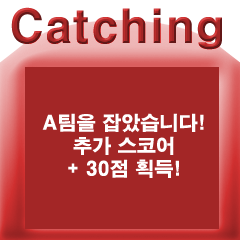
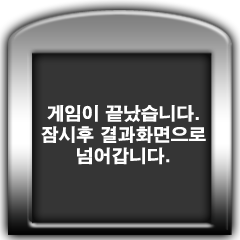
Layered file, before and after one edit (240x240). Changes by layer:
added layer "게임이 끝났습니다. 잠시후 결과화면으로 넘어갑니다." above "Shape 2" over box(41, 105, 206, 165)
added layer "Shape 2" above "Layer 1" over box(8, 10, 232, 235)
added layer "Layer 1" above "A팀을 잡았습니다! 추가 스코어 + 30점 획득!" over box(32, 52, 212, 223)
hid "A팀을 잡았습니다! 추가 스코어 + 30점 획득!" over box(42, 113, 204, 178)
hid "Catching" over box(0, 7, 240, 240)
